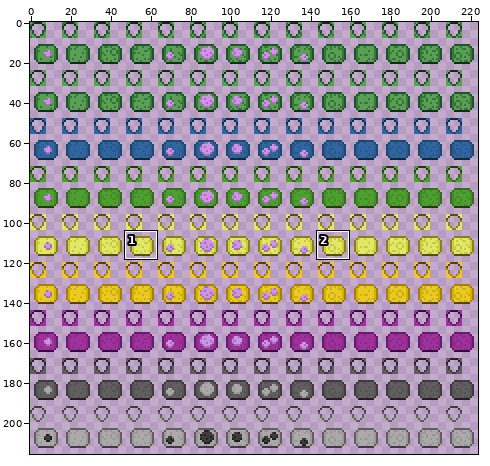
Sprite sheet: tiles/materials/v-toxicfungus.png. The first picture is a wide view before the edit; the outline marks the close-up.
Close-up. Earlier state:
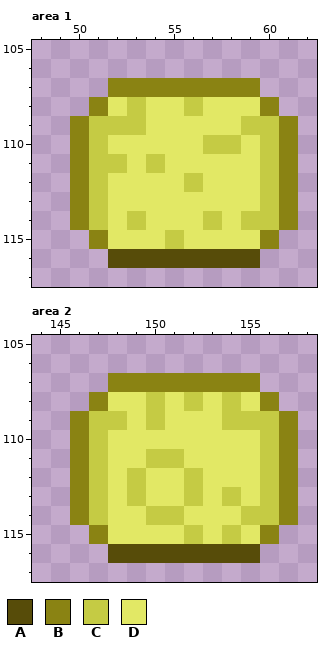
The file is 224x216 pixels. Colours within 5 levels of each other are drawn and written as one. Shown: area 1: x 48..62, y 105..117; area 2: x 144..158, y 105..117. The commit also changed other parts of the picture, which this record leaves out.
Palette (. is transparent): A #574c09  B #8a8313  C #c5cb44  D #e2e865
Pixels before, area 1, first column x 50:
107 ..BBBBBBBB..
108 .BDCDDCDDDB.
109 BCCCDDDDDCCB
110 BCDDDDDCCDCB
111 BCCDCDDDDDCB
112 BCDDDDCDDDCB
113 BCDDDDDDDDCB
114 BCDCDDDCDCCB
115 .BDDDCDDDDB.
116 ..AAAAAAAA..
Pixels before, area 2, first column x 146:
107 ..BBBBBBBB..
108 .BDDCDCDCDB.
109 BCCDCDDDCCCB
110 BCDDDDDDDDCB
111 BCDDCCDDDDCB
112 BCDCDDCDDDCB
113 BCDCDDCDCDCB
114 BCDDCCDDDCCB
115 .BDDDDCDCDB.
116 ..AAAAAAAA..
The result:
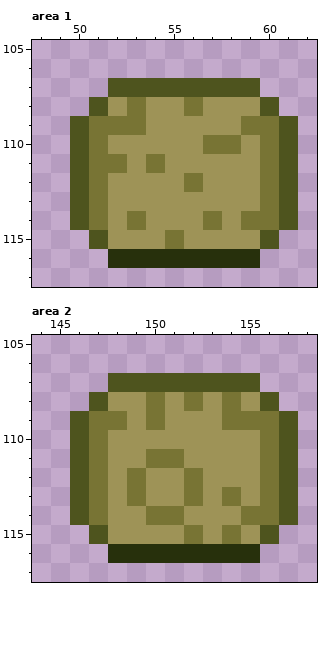
Diff:
{"colour":"A","old":"#574c09","new":"#27300c"}
{"colour":"B","old":"#8a8313","new":"#4e541e"}
{"colour":"C","old":"#c5cb44","new":"#787434"}
{"colour":"D","old":"#e2e865","new":"#9e9357"}
